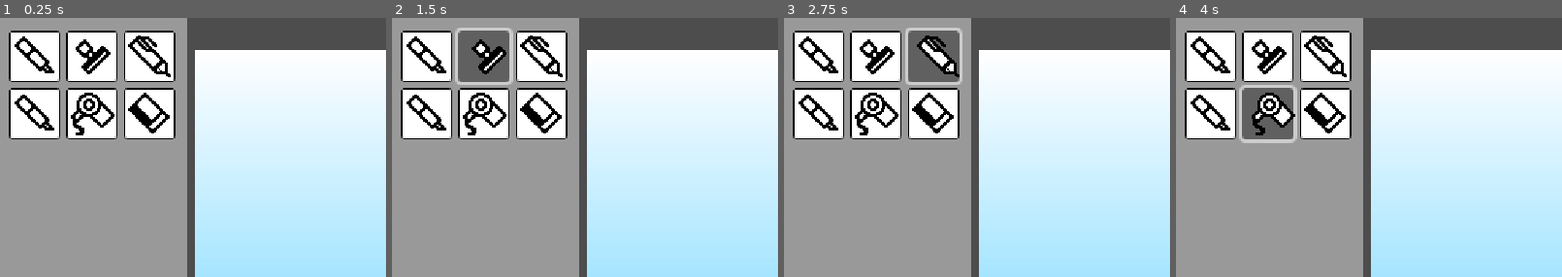
Above: before the commit, frames 1-4 (left to right).
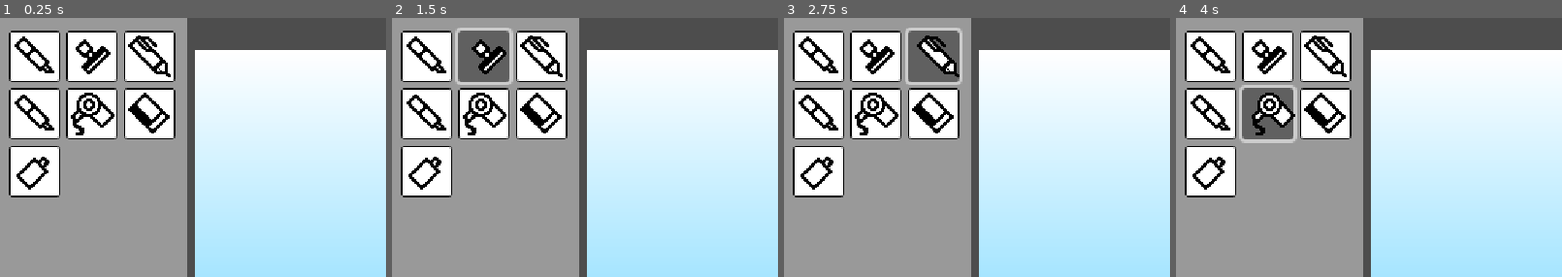
Above: after the commit, the same moments.

Repository: argonaut8/GGJ_2024
Game: Godot game, scene res://src/studio.tscn
Two runs of this game, one before a commit and one after it. Both use one fixed random seed, a clock stepped at 60 frames per second and the inputs below.
Inputs (mouse positions are % of the whole screen's width and height, from its top left):
- Up to frame 1 (0.25 s): no input
- Up to frame 2 (1.5 s): click (4, 7) at 0.5 s; click (12, 7) at 1.27 s
- Up to frame 3 (2.75 s): click (19, 7) at 2.02 s
- Up to frame 4 (4 s): click (4, 18) at 2.77 s; click (12, 18) at 3.52 s
The pictures show only the part of the screen within x 0-50%, y 0-50%; the shares and areas given below are measured in that part.

The runs differ from the first frame. In frame 1, 2.6% of the frame differs, in the area x 2-16%, y 49-70%; in frame 2, 2.6%; in frame 3, 2.6%; in frame 4, 2.6%.

Commit message:
add air brush

Diff:
--- a/src/studio.gd
+++ b/src/studio.gd
@@ -38,6 +38,7 @@
 	tools.append(Marker.new(canvas))
 	tools.append(Hairdryer.new(canvas))
 	tools.append(SmudgeEraser.new(canvas))
+	tools.append(AirBrush.new(canvas))
 	SignalBus.set_available_tools.emit(tools)
 
 # Called every frame. 'delta' is the elapsed time since the previous frame.
--- /dev/null
+++ b/src/tools/air_brush.gd
@@ -0,0 +1,51 @@
+class_name AirBrush
+extends Tool
+
+var is_clicked: bool = false
+var prev_mouse_position: Vector2
+
+func _init(canvas: Image) -> void:
+	super._init(canvas)
+	tool_size = 5
+	sprite.texture = load("res://assets/tools/button4.png")
+
+
+#func _process(_delta: float) -> void:
+	#if is_clicked:
+		#air_brush(get_local_mouse_position(), tool_size)
+
+func _unhandled_input(event) -> void:
+	if event is InputEventMouseButton:
+		if event.get_button_index() == MOUSE_BUTTON_LEFT:
+			if event.pressed:
+				is_clicked = true
+				prev_mouse_position = event.position.round()
+
+				air_brush(prev_mouse_position, tool_size)
+				draw_pixels(edited_pixels)
+			else:
+				is_clicked = false
+	elif event is InputEventMouseMotion and is_clicked:
+		var brushPosition = prev_mouse_position
+		while (brushPosition - event.position).length() > 0.0:
+			air_brush(brushPosition.round(), tool_size)
+			brushPosition = brushPosition.move_toward(event.position, 1)
+		draw_pixels(edited_pixels)
+		prev_mouse_position = event.position
+
+
+func air_brush(center: Vector2i, brush_size:int) -> void:
+	var viewport_size = get_viewport_rect().size
+	var x:int = center.x
+	var y:int = center.y
+	if x < 0 or x >= viewport_size.x or y < 0 or y >= viewport_size.y: return
+	var r = brush_size
+	var center_pixel_color = canvas_ref.get_pixel(x,y)
+	for i in range(-r, r):
+		for j in range(-r, r):
+			if(i*i + j*j <= r*r):
+			#if(i*i + j*j <= r*r):
+				var spray_chance = rng.randf()*20
+				var center_dist = 1 - j*j/float(r*r) - i*i/float(r*r)
+				if spray_chance <= center_dist:
+					edited_pixels[Vector2i(x+i, y+j)] = color
--- a/src/tools/smudge_eraser.gd
+++ b/src/tools/smudge_eraser.gd
@@ -8,7 +8,7 @@
 func _init(canvas: Image) -> void:
 	super._init(canvas)
 	color = Color.TRANSPARENT
-	tool_size = 3
+	tool_size = 1
 	sprite.texture = load("res://assets/tools/button13.png")
 
 
@@ -57,11 +57,12 @@
 			avg_a += near_color.a
 
 	var sq = r*r
-	center_pixel_color.r = avg_r / sq
-	center_pixel_color.g = avg_g / sq
-	center_pixel_color.b = avg_b / sq
-	center_pixel_color.a = avg_a / sq * 0.25
-	edited_pixels[Vector2i(x, y)] = center_pixel_color
+	center_pixel_color.r = avg_r / (sq-1)
+	center_pixel_color.g = avg_g / (sq-1)
+	center_pixel_color.b = avg_b / (sq-1)
+	center_pixel_color.a = avg_a / (sq-1) * 0.25
+	if not Vector2i(x, y) in edited_pixels.keys():
+		edited_pixels[Vector2i(x, y)] = center_pixel_color
 
 func _drawpoints(xc:int, yc:int, x:int, y:int) -> void:
 	var gauss_size = 3
